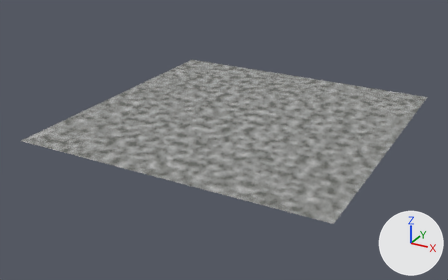
The glTF model level_grids/purgatory/surrounding_grids/glb/rock_kicking_purgatory_ground_1.glb, before and after one commit.
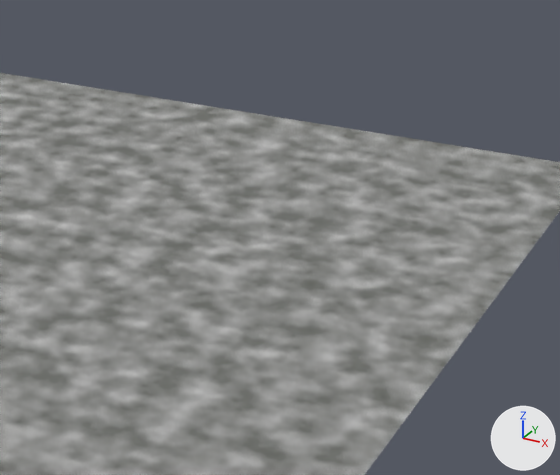
The first picture shows the older version from a camera (50 mm lens) standing at (440.0, -861.0, 382.0) and looking at (-13.0, -38.0, -30.0). The close-ups show the older and then the newer version on the part from 57% to 93% of the width and 17% to 67% of the height of that picture. Only the edits that show in the close-ups are written down. The lights are fixed; the arrows at lower right show +X, +Y and +Z.

Names of what the first close-up shows: 'Clouds', 'Plane'.
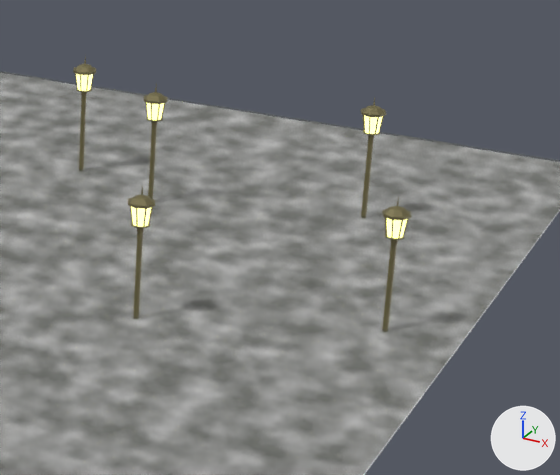
Pixel boxes [x1, y1, x2, y2] of what changed, in the close-ups (560 x 475 px):
'Lamp Post', added: after [73, 58, 411, 332]
    faces in mat_lightpost_base (yellow #7e7652): [73, 58, 411, 332]
    faces in mat_lightpost_glass (beige #e7e397, glowing beige #fffba7): [76, 74, 407, 238]

Edits to the bpy script that builds the scene:
```text
Add mat_lightpost_base:
    mat_lightpost_base = principled_material('lightpost_base')
    mat_lightpost_base.base_color = (0.208, 0.181, 0.084)  # yellow #7e7652
    mat_lightpost_base.metallic = 0.5
Add mat_lightpost_glass:
    mat_lightpost_glass = principled_material('lightpost_glass')
    mat_lightpost_glass.base_color = (0.8, 0.768, 0.309)  # beige #e7e397
    mat_lightpost_glass.emission_color = (1.0, 0.961, 0.387)  # beige #fffba7
    mat_lightpost_glass.emission_strength = 1.598
Add me_cube_003:
    me_cube_003.from_pydata(...)  # 1930 vertices, 3820 faces; spans x -6.0..463.0, y -146.0..126.0, z -2.0..64.0
    # faces by material slot: [3660, 160]
    me_cube_003.materials.append(mat_lightpost_base)  # yellow #7e7652
    me_cube_003.materials.append(mat_lightpost_glass)  # beige #e7e397, glowing beige #fffba7
Add ob_lamp_post:
    ob_lamp_post = bpy.data.objects.new('Lamp Post', me_cube_003)
    ob_lamp_post.location = (-240.0, 0.0, 0.0)
```
